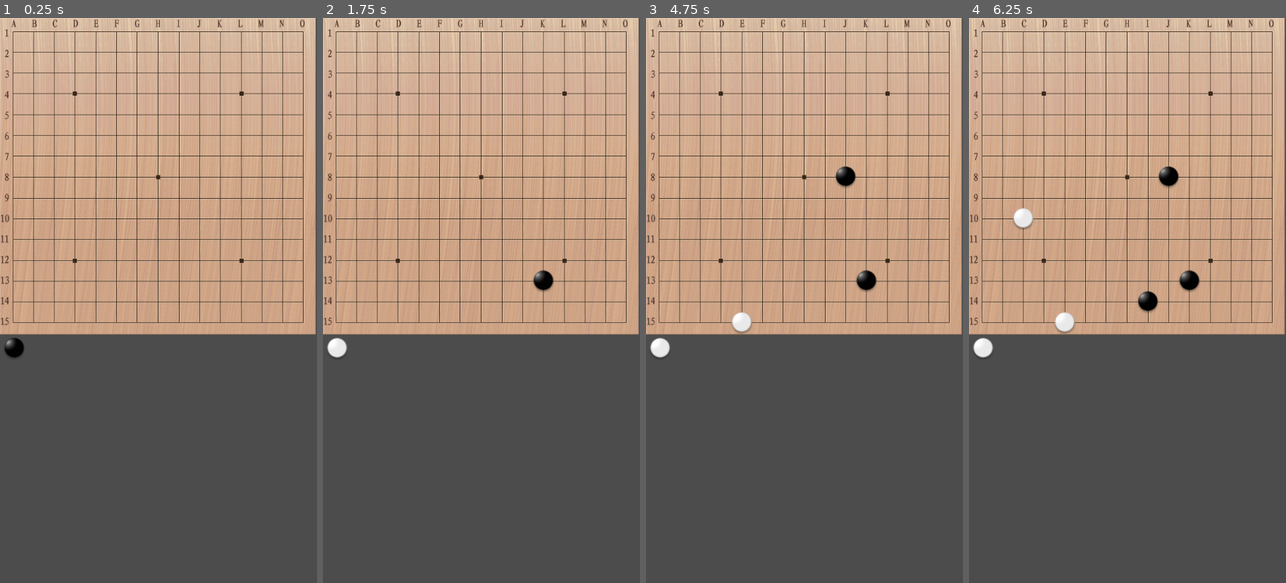
Above: before the commit, frames 1-4 (left to right).
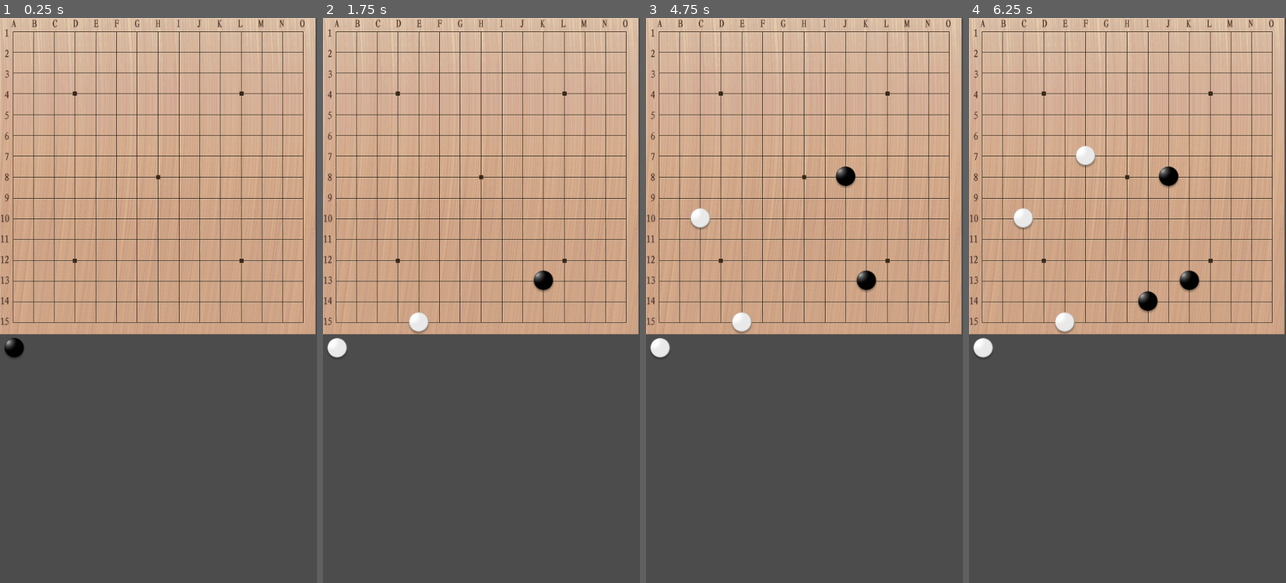
Above: after the commit, the same moments.

Repository: CodeLazier/gobang
Game: Godot game, scene res://assets/scenes/main.tscn
Same seed, same stepped clock (60 frames per second), same inputs: the game is played once before the commit and once after it.
Inputs (mouse positions are in pixels of both pictures, inside the frame that each line leads up to):
- Up to frame 1 (0.25 s): no input
- Up to frame 2 (1.75 s): tap Enter at 0.5 s; move the mouse to (551, 272) at 0.52 s; click (551, 272) at 0.67 s; move the mouse to (418, 328) at 1.27 s; click (418, 328) at 1.42 s
- Up to frame 3 (4.75 s): move the mouse to (836, 176) at 2.02 s; click (836, 176) at 2.17 s; move the mouse to (788, 413) at 2.77 s; click (788, 413) at 2.92 s; tap Space at 3.5 s; move the mouse to (899, 385) at 3.52 s; click (899, 385) at 3.67 s; tap Enter at 4.25 s; move the mouse to (709, 215) at 4.27 s; click (709, 215) at 4.42 s
- Up to frame 4 (6.25 s): move the mouse to (1143, 300) at 5.02 s; click (1143, 300) at 5.17 s; move the mouse to (1079, 159) at 5.77 s; click (1079, 159) at 5.92 s

The runs differ from the first frame. In frame 1, 0.1% of the frame differs, in the area x 99-100%, y 0-56%; in frame 2, 0.3%; in frame 3, 0.3%, in the area x 14-100%, y 0-56%; in frame 4, 0.3%.

Commit message:
further improved game logic

Diff:
--- /dev/null
+++ b/assets/resources/chess_black.tres
@@ -0,0 +1,8 @@
+[gd_resource type="AtlasTexture" load_steps=2 format=2]
+
+[ext_resource path="res://assets/textures/chess.png" type="Texture" id=1]
+
+[resource]
+flags = 4
+atlas = ExtResource( 1 )
+region = Rect2( 0, 0, 38, 38 )
--- /dev/null
+++ b/assets/resources/chess_white.tres
@@ -0,0 +1,8 @@
+[gd_resource type="AtlasTexture" load_steps=2 format=2]
+
+[ext_resource path="res://assets/textures/chess.png" type="Texture" id=1]
+
+[resource]
+flags = 4
+atlas = ExtResource( 1 )
+region = Rect2( 38, 0, 38, 38 )
--- a/assets/scenes/main.tscn
+++ b/assets/scenes/main.tscn
@@ -1,8 +1,8 @@
 [gd_scene load_steps=5 format=2]
 
-[ext_resource path="res://assets/textures/gb.png" type="Texture" id=1]
+[ext_resource path="res://assets/resources/chess_black.tres" type="Texture" id=1]
 [ext_resource path="res://assets/textures/gobang.png" type="Texture" id=2]
-[ext_resource path="res://assets/scripts/main.gd" type="Script" id=3]
+[ext_resource path="res://assets/scripts/chessboard.gd" type="Script" id=3]
 [ext_resource path="res://assets/audio/down.WAV" type="AudioStream" id=4]
 
 [node name="chessboard" type="Sprite"]
@@ -36,6 +36,6 @@
 margin_bottom = 166.0
 text = "Restart"
 
-[node name="downChessSample" type="AudioStreamPlayer" parent="."]
+[node name="chessSample" type="AudioStreamPlayer" parent="."]
 stream = ExtResource( 4 )
 [connection signal="pressed" from="CenterContainer/Button" to="." method="_on_Button_pressed"]
--- a/assets/scripts/chess.gd
+++ b/assets/scripts/chess.gd
@@ -1,19 +1,11 @@
 extends Sprite
 class_name Chess
 
-# Declare member variables here. Examples:
-# var a: int = 2
-# var b: String = "text"
 signal confirm_signal
 
-# Called when the node enters the scene tree for the first time.
-func _ready() -> void:
-	pass # Replace with function body.
 
 var ChessColor : int setget setChessColor
-# Called every frame. 'delta' is the elapsed time since the previous frame.
-#func _process(delta: float) -> void:
-#	pass
+
 
 func flash()->void:
 	$Tween.repeat=true
@@ -22,8 +14,8 @@
 
 func confirm()->void:
 	$Tween.repeat=false
-	for i in range(0,2):
-		$Tween.interpolate_property(self,"visible",true,false,0.32, Tween.TRANS_LINEAR, Tween.TRANS_LINEAR)
+	for _i in range(0,2):
+		$Tween.interpolate_property(self,"visible",true,false,0.23, Tween.TRANS_LINEAR, Tween.TRANS_LINEAR)
 		$Tween.start()
 		yield($Tween,'tween_all_completed')
 
--- a/assets/scripts/main.gd
+++ b/assets/scripts/chessboard.gd
@@ -9,13 +9,16 @@
 var IS_WIN:bool
 var IS_CONFIRM:bool=false
 
+export(int) var confirm_max=3
+var confirm_count:int=0
+
 var chessScene=preload('res://assets/scenes/chess.tscn')
 onready var btn_restart:Button=$CenterContainer/Button
 onready var chessTip:Sprite=$chessTip
-onready var downChessSample:AudioStreamPlayer=$downChessSample
-
-var Current_Input:int
-var LastChess:Chess=null
+onready var downChessSample:AudioStreamPlayer=$chessSample
+
+var current_input:int
+var lastChess:Chess=null
 
 func init()->void:
 	for s in CHESS_ARRAY:
@@ -23,19 +26,21 @@
 			s.queue_free()
 
 	IS_WIN=false
-	Current_Input=Global.CHESS_COLOR.CC_BLACK
+	current_input=Global.CHESS_COLOR.CC_BLACK
 	CHESS_ARRAY.resize(0)
 	CHESS_ARRAY.resize(15*15)
 	chessTip.texture=Global.gb_texture
 
 func setChess(x,y:int,s:Chess)->void:
-	if x<0 || x>CHESS_NUMBER-1 || y<0 || y>CHESS_NUMBER-1:
-		return
-
+	assert(inChessboard(x,y))
 	CHESS_ARRAY[x+y*CHESS_NUMBER]=s
 
+func inChessboard(x,y:int)->bool:
+	return ! (x<0 || x>CHESS_NUMBER-1 || y<0 || y>CHESS_NUMBER-1)
+
+
 func getChess(x,y:int)->Chess:
-	if x<0 || x>CHESS_NUMBER-1 || y<0 || y>CHESS_NUMBER-1:
+	if !inChessboard(x,y):
 		return null
 
 	return CHESS_ARRAY[x+y*CHESS_NUMBER] as Chess
@@ -53,8 +58,8 @@
 #检查是否五子连通
 #p 最后下的位置
 func checkChessSuccess(p:Vector2)->bool:
-	var x:int=p.x
-	var y:int=p.y
+	var x:int=int(p.x)
+	var y:int=int(p.y)
 	var c=getChessState(x,y)
 
 	var ha=[p]
@@ -148,10 +153,11 @@
 
 #v 逻辑坐标
 func createChess(v:Vector2,cc:int)->Sprite:
-	var x:int=round(v.x)
-	var y:int=round(v.y)
-	if x<0 || x>CHESS_NUMBER-1 || y<0 || y>CHESS_NUMBER-1:
-		return null
+	var x:int=int(round(v.x))
+	var y:int=int(round(v.y))
+
+	assert(inChessboard(x,y))
+
 
 	if getChess(x,y)!=null:
 		return null
@@ -160,50 +166,56 @@
 	var sprite=chessScene.instance()
 	sprite.ChessColor=cc
 	sprite.position=Vector2(x,y) * CHESS_SPACE + CHESS_ORIGIN
-	LastChess=sprite
-	add_child(sprite) # first must
-	sprite.confirm()
-
-
+	lastChess=sprite
+	add_child(sprite)
 	return sprite
 
-func downChess(e:InputEventMouseButton):
+func confirmChess(chess:Chess)->void:
+	IS_CONFIRM=true
+	chess.confirm()
+	yield(chess,'confirm_signal')
+	IS_CONFIRM=false
+
+func putChess(e:InputEventMouseButton):
 	var v=(e.position - CHESS_ORIGIN) / CHESS_SPACE
-	var vx=round(v.x)
-	var vy=round(v.y)
-	if IS_CONFIRM && LastChess!=null && getChess(vx,vy)==null:
-		var lastP=((LastChess.position - CHESS_ORIGIN) / CHESS_SPACE ).round()
-		setChess(lastP.x,lastP.y,null)
-		LastChess.queue_free()
-		LastChess=null
-		IS_CONFIRM=false
-
-
-	var sprite= createChess(v,Current_Input)
-	if sprite!=null:
-		setChess(vx,vy,sprite)
-		IS_CONFIRM=true
-		yield(sprite,'confirm_signal')
-		IS_CONFIRM=false
-
-		if !checkChessSuccess(v.round()):
-			if Current_Input==Global.CHESS_COLOR.CC_BLACK:
-				Current_Input=Global.CHESS_COLOR.CC_WHITE
-				chessTip.texture=Global.gw_texture
+	var vx:int=int(round(v.x))
+	var vy:int=int(round(v.y))
+
+	if inChessboard(vx,vy):
+		if IS_CONFIRM && lastChess!=null && getChess(vx,vy)==null:
+			var lastP=((lastChess.position - CHESS_ORIGIN) / CHESS_SPACE ).round()
+			setChess(int(lastP.x),int(lastP.y),null)
+			lastChess.queue_free()
+			lastChess=null
+			confirm_count+=1
+
+		var chess= createChess(v,current_input)
+		if chess!=null:
+			setChess(vx,vy,chess) #先放置,用于判断是否重复确认
+			if confirm_count<confirm_max:
+				yield(confirmChess(chess),'completed')
 			else:
-				Current_Input=Global.CHESS_COLOR.CC_BLACK
-				chessTip.texture=Global.gb_texture
-		else:
-			#Win
-			IS_WIN=true
-			btn_restart.visible=true
+				IS_CONFIRM=false
+
+			confirm_count=0
+			if !checkChessSuccess(v.round()):
+				if current_input==Global.CHESS_COLOR.CC_BLACK:
+					current_input=Global.CHESS_COLOR.CC_WHITE
+					chessTip.texture=Global.gw_texture
+				else:
+					current_input=Global.CHESS_COLOR.CC_BLACK
+					chessTip.texture=Global.gb_texture
+			else:
+				#Win
+				IS_WIN=true
+				btn_restart.visible=true
 
 
 func _input(event: InputEvent) -> void:
 	if event is InputEventMouseButton:
 		var e=event as InputEventMouseButton
 		if e.pressed && !IS_WIN:
-			downChess(e)
+			putChess(e)
 
 func _ready() -> void:
 	btn_restart.visible=false
--- a/assets/scripts/global.gd
+++ b/assets/scripts/global.gd
@@ -1,6 +1,6 @@
 extends Node
 
 
-var	gb_texture:Texture=preload("res://assets/textures/gb.png")
-var	gw_texture:Texture=preload("res://assets/textures/gw.png")
+var	gb_texture:Texture=preload("res://assets/resources/chess_black.tres")
+var	gw_texture:Texture=preload("res://assets/resources/chess_white.tres")
 enum CHESS_COLOR{CC_INVALID=-1,CC_BLANK=0,CC_WHITE,CC_BLACK}
--- a/project.godot
+++ b/project.godot
@@ -35,7 +35,7 @@
 window/size/width=540
 window/size/height=960
 window/handheld/orientation="portrait"
-window/stretch/mode="viewport"
+window/stretch/mode="2d"
 window/stretch/aspect="keep_width"
 
 [input_devices]
Binary file added: assets/textures/chess.png
Not shown, changed: assets/textures/chess.png.import
Binary file removed: assets/textures/gb.png
Binary file removed: assets/textures/gw.png
Not shown, removed: assets/textures/gw.png.import
